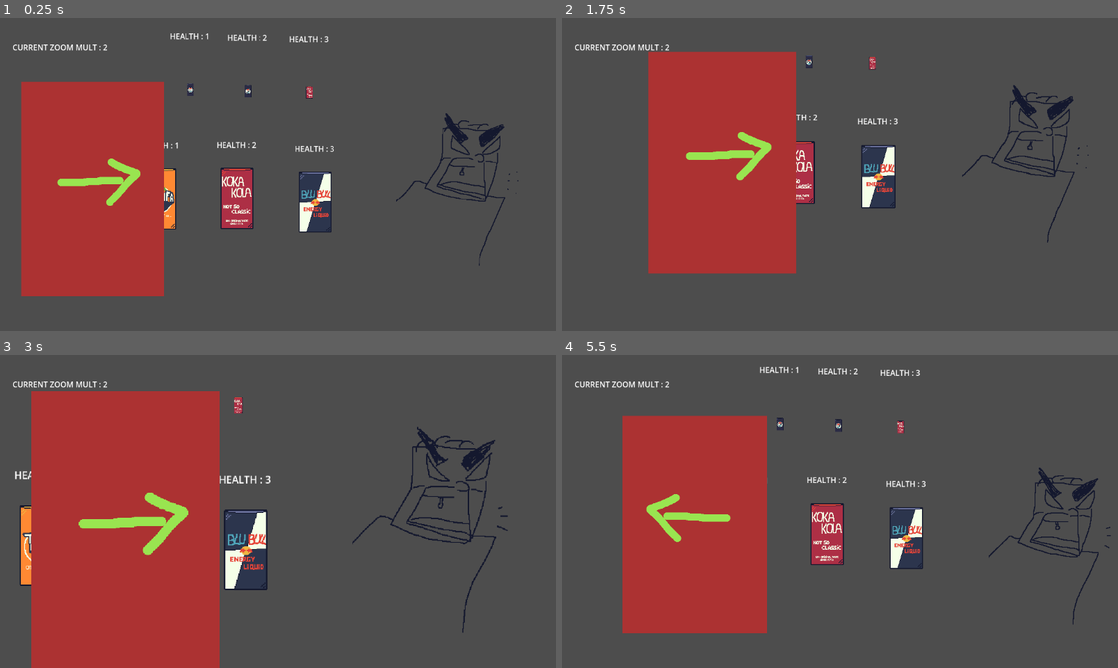
Above: before the commit, frames 1-4 (two rows, left to right).
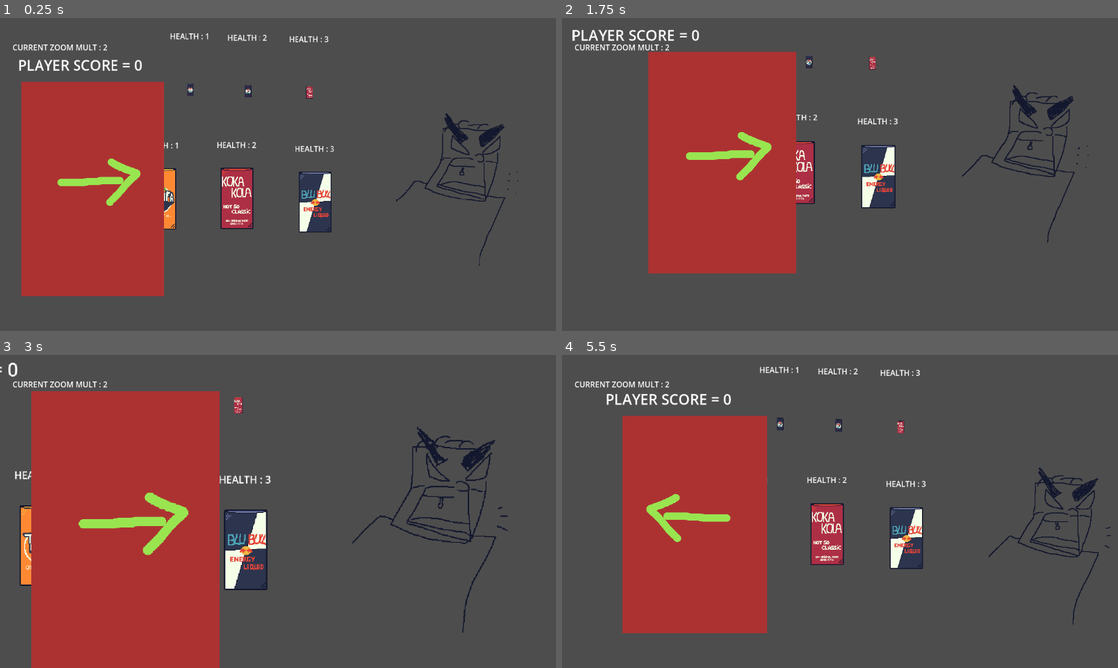
Above: after the commit, the same moments.

Repository: HelpMeFindAUsername/RIFTB
Game: Godot game, scene res://Scenes/2D/Main/main.tscn
Two runs of this game, one before a commit and one after it. Both use one fixed random seed, a clock stepped at 60 frames per second and the inputs below. The engine's default icon, where the game draws it, is replaced by a stand-in: a white triangle on a blue panel in a dark square.
Inputs (mouse positions are in pixels of both pictures, inside the frame that each line leads up to):
- Up to frame 1 (0.25 s): no input
- Up to frame 2 (1.75 s): move the mouse to (840, 46) at 0.52 s; click (840, 46) at 0.6 s; move the mouse to (840, 302) at 1.27 s; right-click (840, 302) at 1.35 s; click (840, 302) at 1.42 s
- Up to frame 3 (3 s): move the mouse to (16, 511) at 2.02 s; click (16, 511) at 2.1 s; move the mouse to (539, 505) at 2.77 s; right-click (539, 505) at 2.85 s; click (539, 505) at 2.92 s
- Up to frame 4 (5.5 s): move the mouse to (840, 458) at 3.52 s; click (840, 458) at 3.6 s; move the mouse to (840, 564) at 4.27 s; right-click (840, 564) at 4.35 s; click (840, 564) at 4.42 s; move the mouse to (673, 511) at 5.02 s; click (673, 511) at 5.1 s

The runs differ from the first frame. In frame 1, 0.3% of the frame differs, in the area x 3-26%, y 13-17%; in frame 2, 0.4%, in the area x 1-25%, y 3-8%; in frame 3, less than 0.1%; in frame 4, 0.4%.

Commit message:
DEBUG GAMEOVER

Diff:
--- a/Resources/Global_Variables.gd
+++ b/Resources/Global_Variables.gd
@@ -4,5 +4,7 @@
 
 var player_bullet_strength := Vector2(randi_range(-200, 200), -200) #VARIABLE FOR TARGET IMPULSE
 
+var is_looking : bool = 0
+
 func _process(_delta):
 	player_bullet_strength = Vector2(randi_range(-200, 200), -200)
--- a/Scenes/2D/Main/main.tscn
+++ b/Scenes/2D/Main/main.tscn
@@ -54,11 +54,10 @@
 [node name="Fucker" parent="2D" instance=ExtResource("2_gov5m")]
 position = Vector2(824, 155)
 
-[node name="Fucker_AI_WIP" parent="." instance=ExtResource("4_gov5m")]
+[node name="Fucker_AI_WIP" parent="2D" instance=ExtResource("4_gov5m")]
 position = Vector2(162, 354)
 
 [node name="UI" type="Control" parent="."]
-visible = false
 layout_mode = 3
 anchors_preset = 0
 offset_right = 1152.0
--- a/Scripts/Fucker/FAI.gd
+++ b/Scripts/Fucker/FAI.gd
@@ -6,7 +6,6 @@
 
 var can_change_status : bool = false
 
-var is_looking : bool = 0
 var moving : int = 1
 @export var mov_speed : int = 100
 
@@ -27,17 +26,17 @@
 
 	if (randoMov == 0 or randoMov == 7) and can_change_status:
 		moving = 0
-		is_looking = true
+		Global.is_looking = true
 		can_change_status = false
 		delay.start(randf_range(3.0, 6.0))
 	elif randoMov in rangeLX and can_change_status:
 		moving = -1
-		is_looking = false
+		Global.is_looking = false
 		can_change_status = false
 		delay.start(randf_range(3.0, 6.0))
 	elif randoMov in rangeDX and can_change_status:
 		moving = 1
-		is_looking = false
+		Global.is_looking = false
 		can_change_status = false
 		delay.start(randf_range(3.0, 6.0))
 
--- a/Scripts/target.gd
+++ b/Scripts/target.gd
@@ -14,22 +14,25 @@
 func _input(event):
 	if event is InputEventMouseButton and event.button_index == MOUSE_BUTTON_LEFT:
 		if target_entered:
-			if event.pressed and health > 0:
-				print("TARGET HIT")
-				health -= 1
-				Global.player_score += 1
+			if Global.is_looking:
+				print("GAME OVER")
+			else:
+				if event.pressed and health > 0:
+					print("TARGET HIT")
+					health -= 1
+					Global.player_score += 1
 
-			if event.pressed and health <= 0:
-				print("TARGET DESTROYED")
-				health -= 1
-				Global.player_score += points_assigned
+				if event.pressed and health <= 0:
+					print("TARGET DESTROYED")
+					health -= 1
+					Global.player_score += points_assigned
 
-			if event.pressed and health <= -3:
-				print("TARGET FUCKED UP")
-				target_entered = false
-				target_hitbox.queue_free()
-				random_sprite.queue_free()
-				_spawn_fragments() # call fragments spawn
+				if event.pressed and health <= -3:
+					print("TARGET FUCKED UP")
+					target_entered = false
+					target_hitbox.queue_free()
+					random_sprite.queue_free()
+					_spawn_fragments() # call fragments spawn
 
 
 func _process(_delta):
